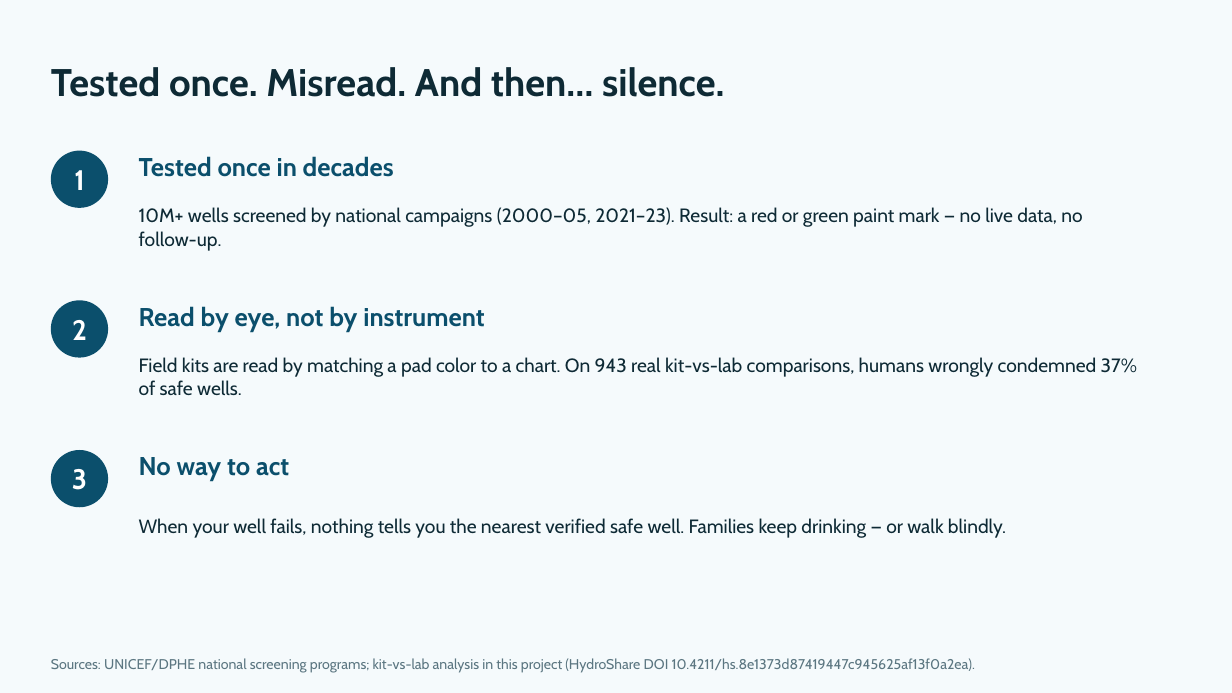
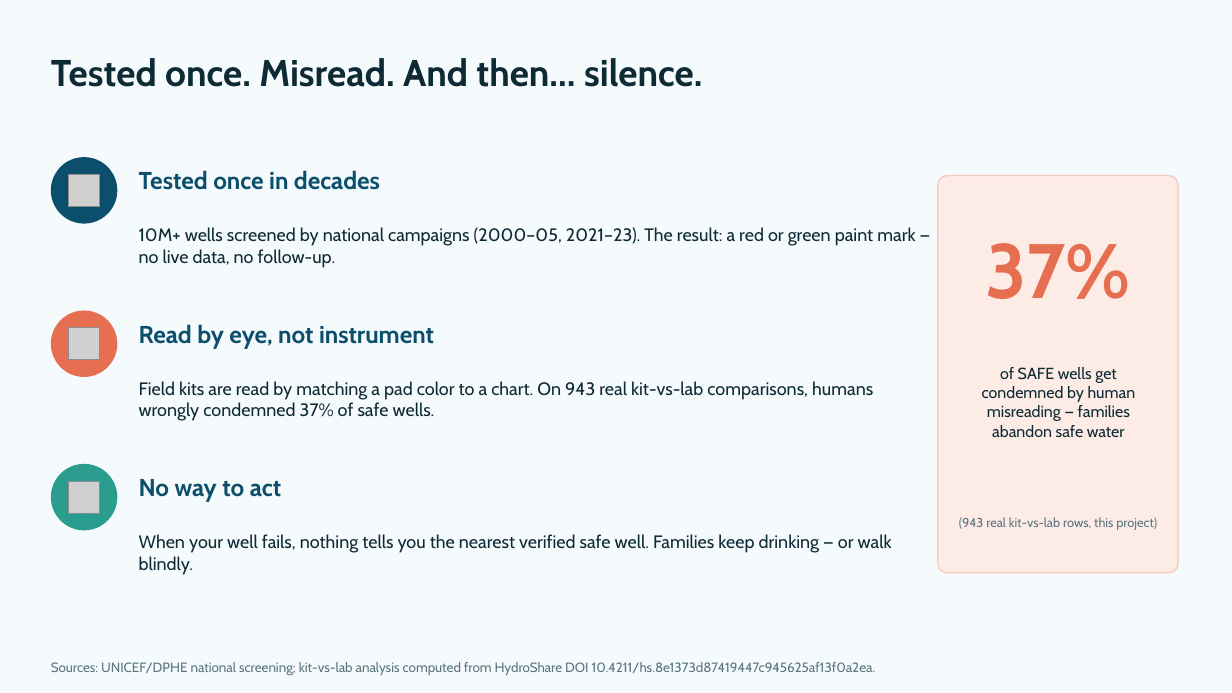
Before and after one commit to rudra496/jolsetu, a slide deck: slide 3 of JolSetu_Xylem2026_Pitch.pptx. Drawn at 1232x693 pixels with LibreOffice and Linux fonts; fonts in the diff are those of the drawing; grey boxes stand for pictures. Boxes give left, top, right and bottom in pixels: in the first picture for what was removed or moved away, otherwise in the second. Text is boxed around its words. In the diff, an @@ line names an element or a change of style, - is before the commit and + after.

```diff
--- a/JolSetu_Xylem2026_Pitch.pptx
+++ b/JolSetu_Xylem2026_Pitch.pptx
@@ text "Tested once. Misread. And then… ...": place and size @@
-text "Tested once. Misread. And then… ..." at <box>51,67,724,97</box>
+text "Tested once. Misread. And then… ..." at <box>51,58,702,87</box>
@@ text "Tested once. Misread. And then… ..." at <box>51,58,702,87</box>: size 30 to 29 pt @@
@@ ellipse: place and size @@
-ellipse at <box>51,151,108,208</box>
+ellipse at <box>51,157,117,224</box>
@@ picture added at <box>68,175,101,207</box> @@
@@ text removed at <box>74,170,84,190</box> @@
-1
@@ text "Tested once in decades": place and size @@
-text "Tested once in decades" at <box>139,156,394,177</box>
+text "Tested once in decades" at <box>139,170,380,190</box>
@@ text "Tested once in decades" at <box>139,170,380,190</box>: size 20 to 19 pt @@
@@ rounded rectangle added at <box>938,176,1178,573</box>, fill #FDECE6, outline #F5C9BC 1 pt @@
@@ text at <box>139,227,915,268</box>: text changed; size 15 to 14 pt @@
-10M+ wells screened by national campaigns (2000–05, 2021–23). Result: a red or green paint mark — no live data, no follow-up.
+10M+ wells screened by national campaigns (2000–05, 2021–23). The result: a red or green paint mark — no live data, no follow-up.
@@ text added at <box>985,243,1131,299</box>, 60 pt, text #E76F51, bold @@
+37%
@@ ellipse: place and size @@
-ellipse at <box>51,300,108,358</box>
+ellipse at <box>51,311,117,377</box>
@@ ellipse at <box>51,311,117,377</box>: fill #0B4F6C to #E76F51 @@
@@ picture added at <box>68,328,101,360</box> @@
@@ text removed at <box>72,320,87,340</box> @@
-2
@@ text at <box>139,324,434,349</box>: text changed; size 20 to 19 pt @@
-Read by eye, not by instrument
+Read by eye, not instrument
@@ text "Field kits are read by ...": place and size @@
-text "Field kits are read by ..." at <box>139,357,1137,395</box>
+text "Field kits are read by ..." at <box>139,381,873,421</box>
@@ text "Field kits are read by ..." at <box>139,381,873,421</box>: size 15 to 14 pt @@
@@ text added at <box>982,367,1136,437</box>, 12.5 pt, text #0E2A35 @@
+of SAFE wells get condemned by human misreading — families abandon safe water
@@ ellipse: place and size @@
-ellipse at <box>51,450,108,507</box>
+ellipse at <box>51,464,117,531</box>
@@ ellipse at <box>51,464,117,531</box>: fill #0B4F6C to #2A9D8F @@
@@ text removed at <box>72,469,87,490</box> @@
-3
@@ text "No way to act" at <box>139,479,281,502</box>: size 20 to 19 pt @@
@@ text "No way to act": place and size @@
-text "No way to act" at <box>139,457,289,481</box>
+text "No way to act" at <box>139,479,281,502</box>
@@ picture added at <box>68,482,101,514</box> @@
@@ text "When your well fails, nothing ..." at <box>139,534,892,575</box>: size 15 to 14 pt @@
@@ text "When your well fails, nothing ...": place and size @@
-text "When your well fails, nothing ..." at <box>139,518,1006,538</box>
+text "When your well fails, nothing ..." at <box>139,534,892,575</box>
@@ text added at <box>959,517,1157,530</box>, 10 pt, text #5B7681 @@
+(943 real kit-vs-lab rows, this project)
@@ text at <box>51,662,876,676</box>: text changed; size 11 to 10.5 pt @@
-Sources: UNICEF/DPHE national screening programs; kit-vs-lab analysis in this project (HydroShare DOI 10.4211/hs.8e1373d87419447c945625af13f0a2ea).
+Sources: UNICEF/DPHE national screening; kit-vs-lab analysis computed from HydroShare DOI 10.4211/hs.8e1373d87419447c945625af13f0a2ea.
```
Also in this commit, not shown: 11 other slides changed, 3 slides added, 1 slide removed, 1 other file.
